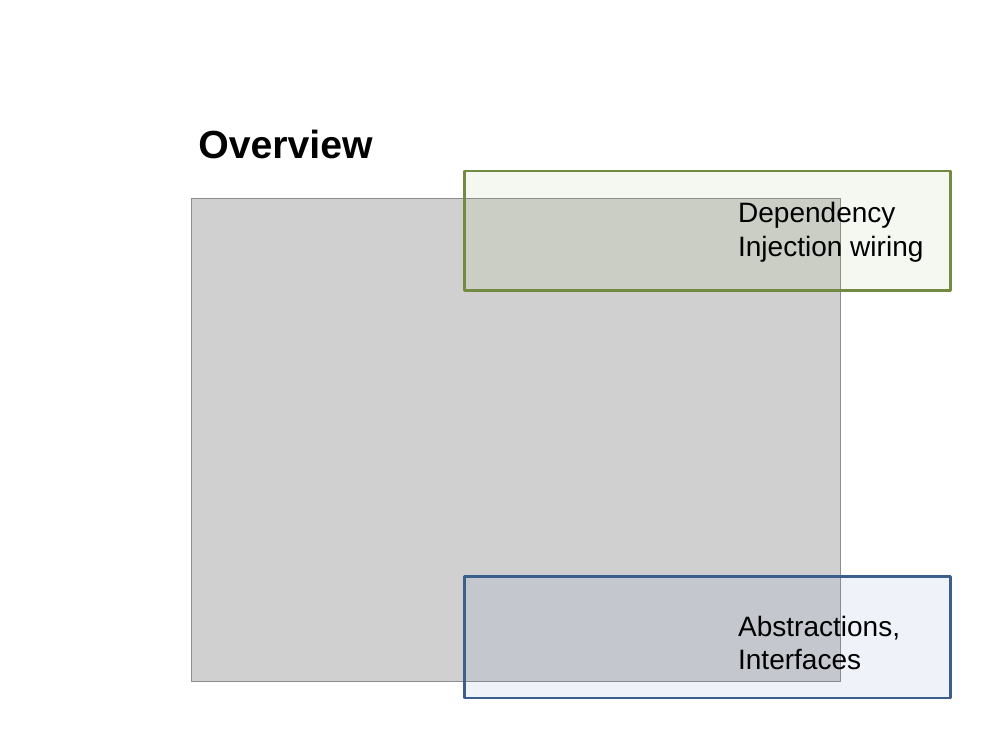
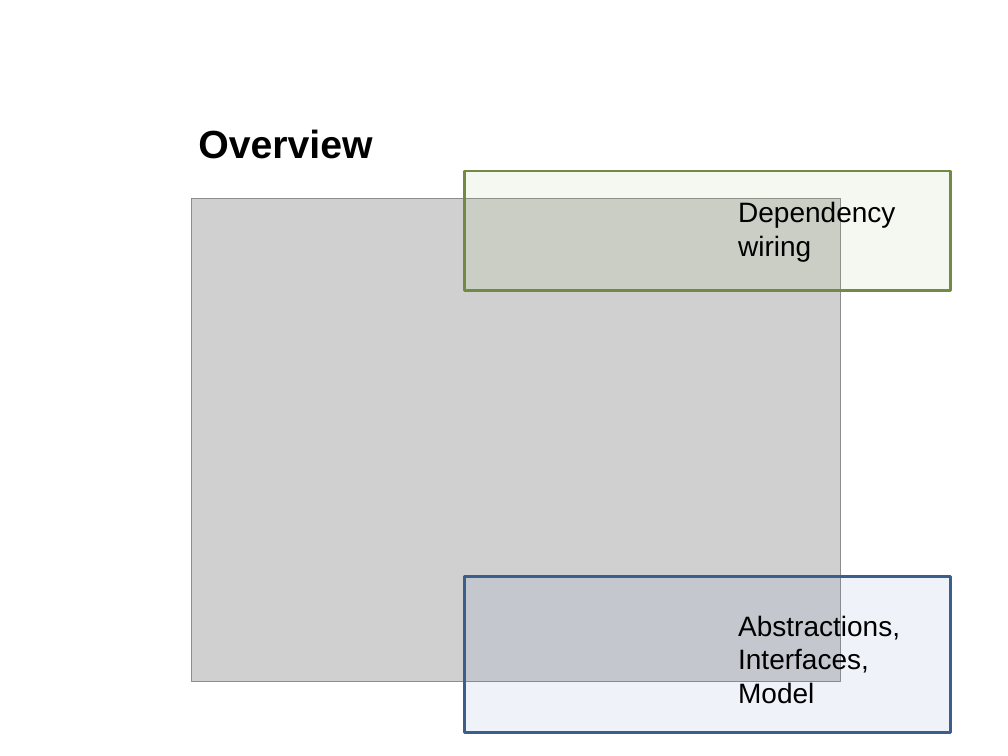
Before and after one commit to boskoop/comet-pinball, a slide deck: slide 14 of doc/presentation/presentation.pptx. Drawn at 1008x756 pixels with LibreOffice and Linux fonts; fonts in the diff are those of the drawing; grey boxes stand for pictures; background and template pictures are left out. Boxes give left, top, right and bottom in pixels: in the first picture for what was removed or moved away, otherwise in the second. Text is boxed around its words. In the diff, an @@ line names an element or a change of style, - is before the commit and + after.

Commit message:
presentation update

```diff
--- a/doc/presentation/presentation.pptx
+++ b/doc/presentation/presentation.pptx
@@ text at box(738, 201, 895, 261): text changed @@
-Dependency Injection wiring
+Dependency wiring
@@ rectangle: place and size @@
-rectangle at box(465, 577, 952, 698)
+rectangle at box(465, 577, 952, 733)
@@ text at box(738, 647, 869, 704): text changed @@
-Interfaces
+Interfaces,
+Model
```
Also in this commit, not shown: 2 other slides changed, 2 slides added.
